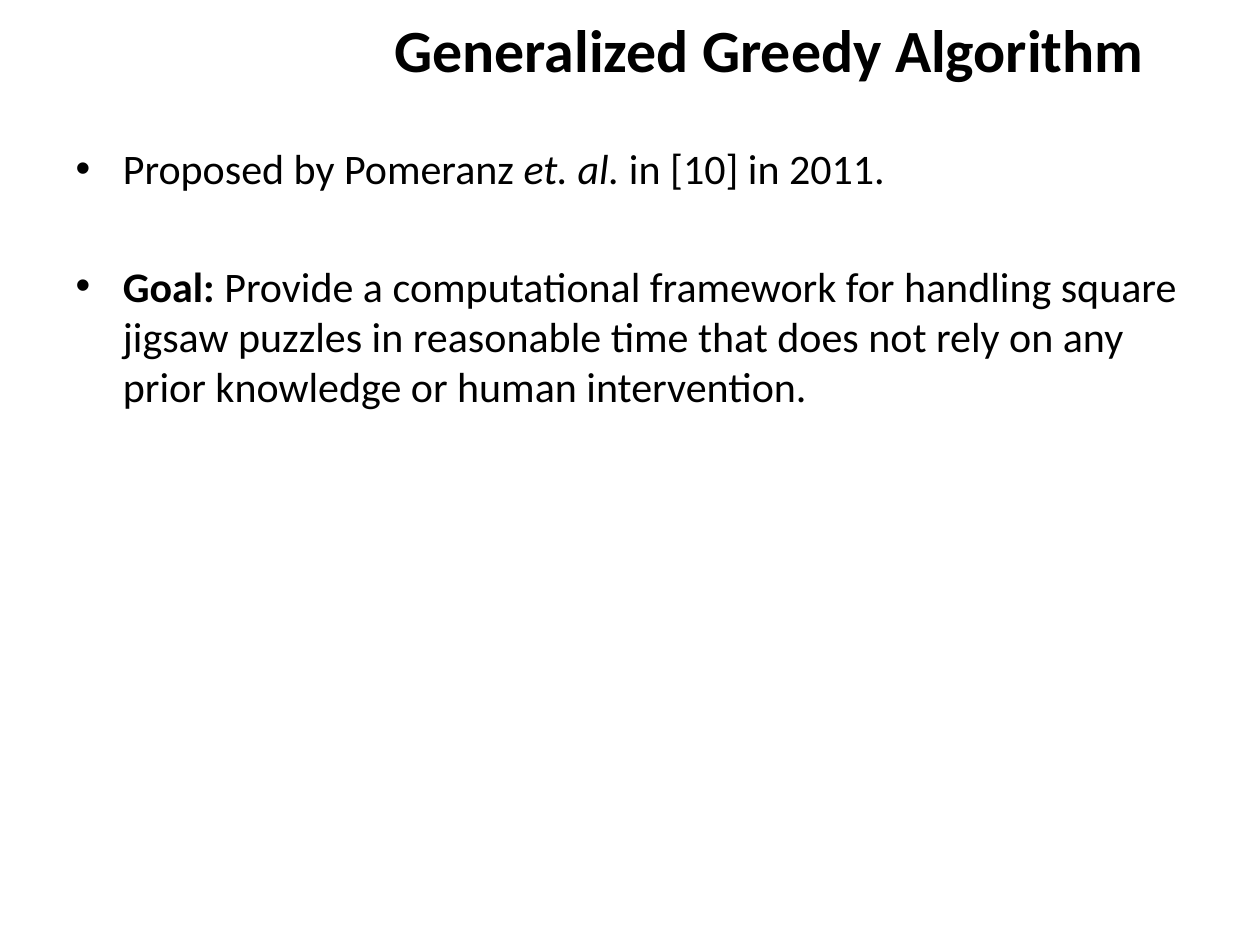
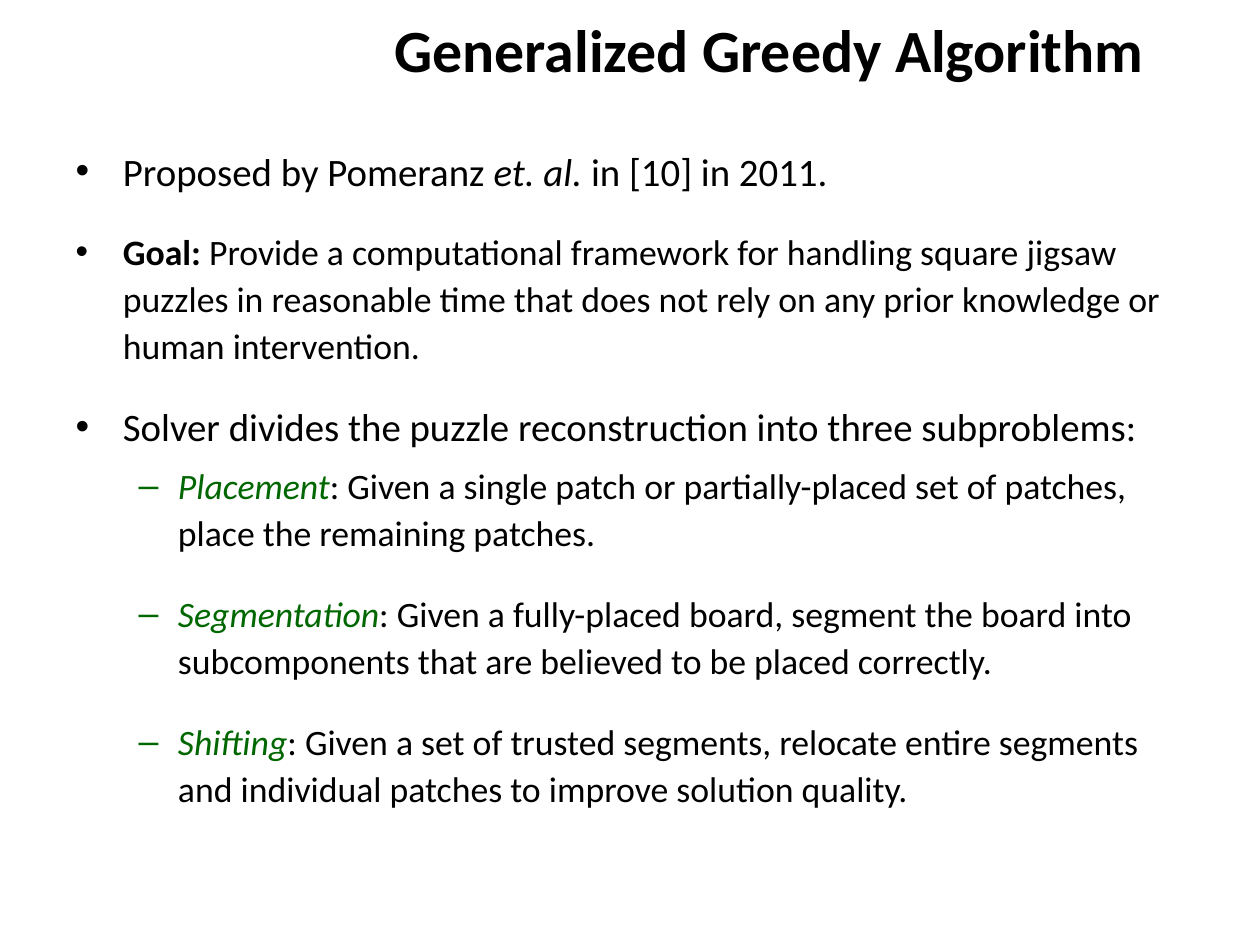
Before and after one commit to ZaydH/sjsu_thesis, a slide deck: slide 25 of Papers/Zayd_Hammoudeh_-_Square_Jigsaw_Puzzle_Problem_Literature_Review.pptx (slide 22 before the commit). Drawn at 1260x945 pixels with LibreOffice and Linux fonts; fonts in the diff are those of the drawing; background and template pictures are left out. Boxes give left, top, right and bottom in pixels: in the first picture for what was removed or moved away, otherwise in the second. Text is boxed around its words. In the diff, an @@ line names an element or a change of style, - is before the commit and + after.

Commit message:
Uploading last iterative update on the literate review for the night. Uploading previous SJSU student's thesis on jigsaw puzzle problem. Uploading the updated BibTex file.

```diff
--- a/Papers/Zayd_Hammoudeh_-_Square_Jigsaw_Puzzle_Problem_Literature_Review.pptx
+++ b/Papers/Zayd_Hammoudeh_-_Square_Jigsaw_Puzzle_Problem_Literature_Review.pptx
@@ text at box(123, 158, 1159, 360): size 24 to 22.2 pt in "Proposed by Pomeranz et. al. in [10] ..."; size 24 to 20.4 pt in "Goal: Provide a computational framework for handling ..."; line spacing 1 to 1.1; more space between paragraphs @@
@@ text at box(123, 414, 1138, 808): paragraphs added @@
+• Solver divides the puzzle reconstruction into three subproblems:
+  – Placement: Given a single patch or partially-placed set of patches, place the remaining patches.
+  – Segmentation: Given a fully-placed board, segment the board into subcomponents that are believed to be placed correctly.
+  – Shifting: Given a set of trusted segments, relocate entire segments and individual patches to improve solution quality.
```
Also in this commit, not shown: 5 other slides changed, 6 slides added, 2 other files.
